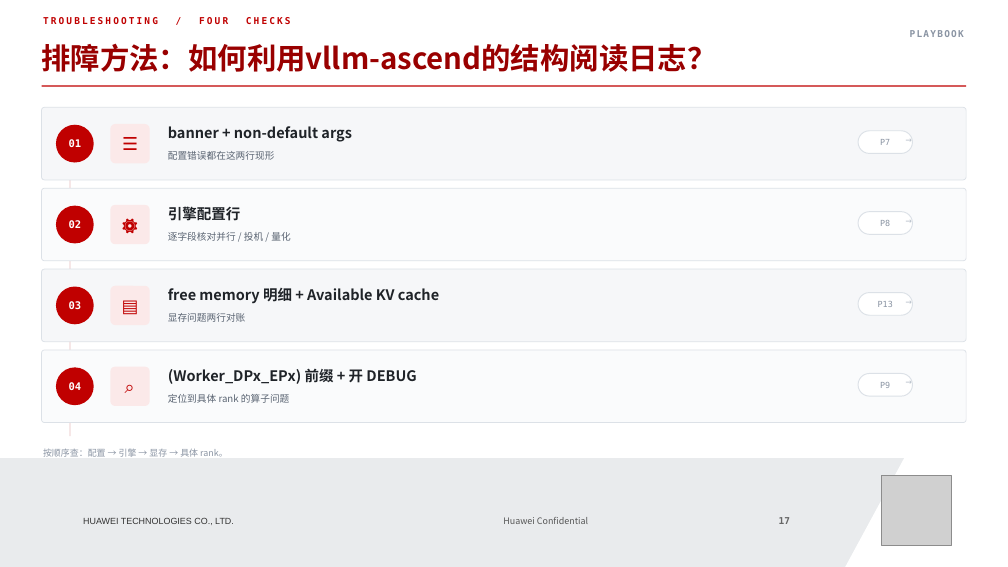
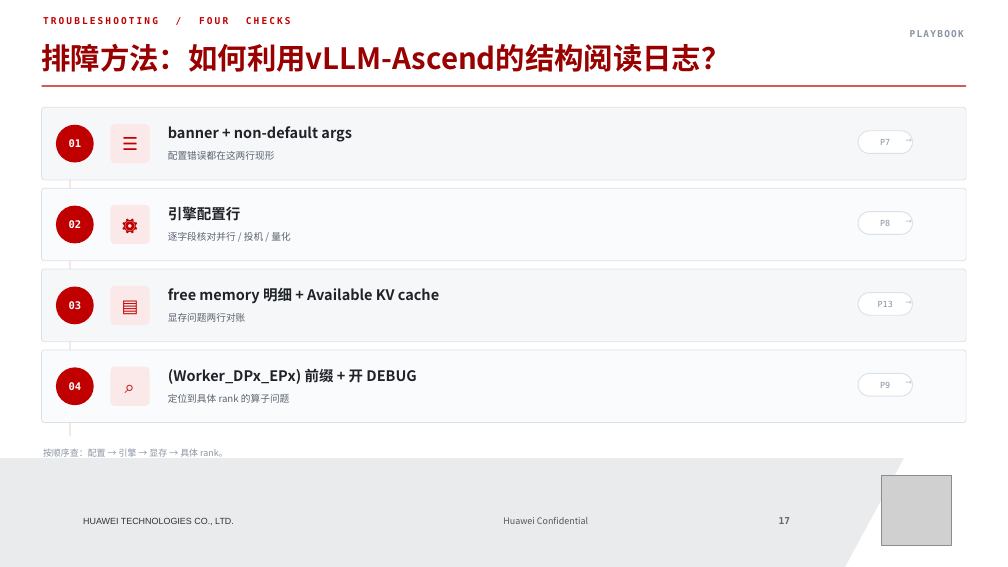
Before and after one commit to Drosrin/Transfer, a slide deck: slide 17 of vLLM-Ascend_从一份日志看六大模块层.pptx. Drawn at 1008x567 pixels with LibreOffice and Linux fonts; fonts in the diff are those of the drawing; grey boxes stand for pictures. Boxes give left, top, right and bottom in pixels: in the first picture for what was removed or moved away, otherwise in the second. Text is boxed around its words. In the diff, an @@ line names an element or a change of style, - is before the commit and + after.

```diff
--- a/vLLM-Ascend_从一份日志看六大模块层.pptx
+++ b/vLLM-Ascend_从一份日志看六大模块层.pptx
@@ text at box(42, 43, 731, 72): text changed @@
-排障方法：如何利用vllm-ascend的结构阅读日志？
+排障方法：如何利用vLLM-Ascend的结构阅读日志？
```
Also in this commit, not shown: 5 other slides changed.
